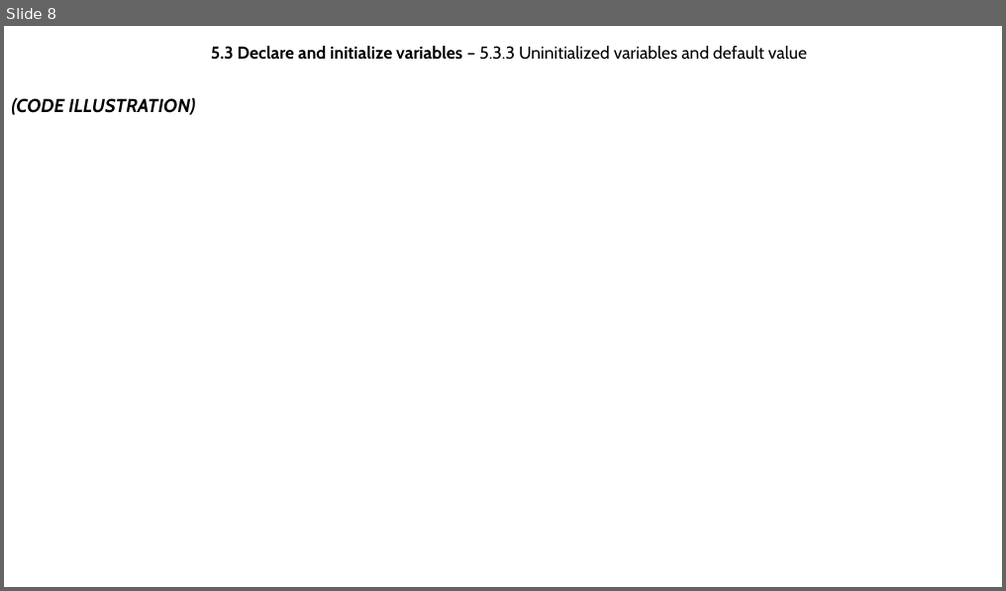
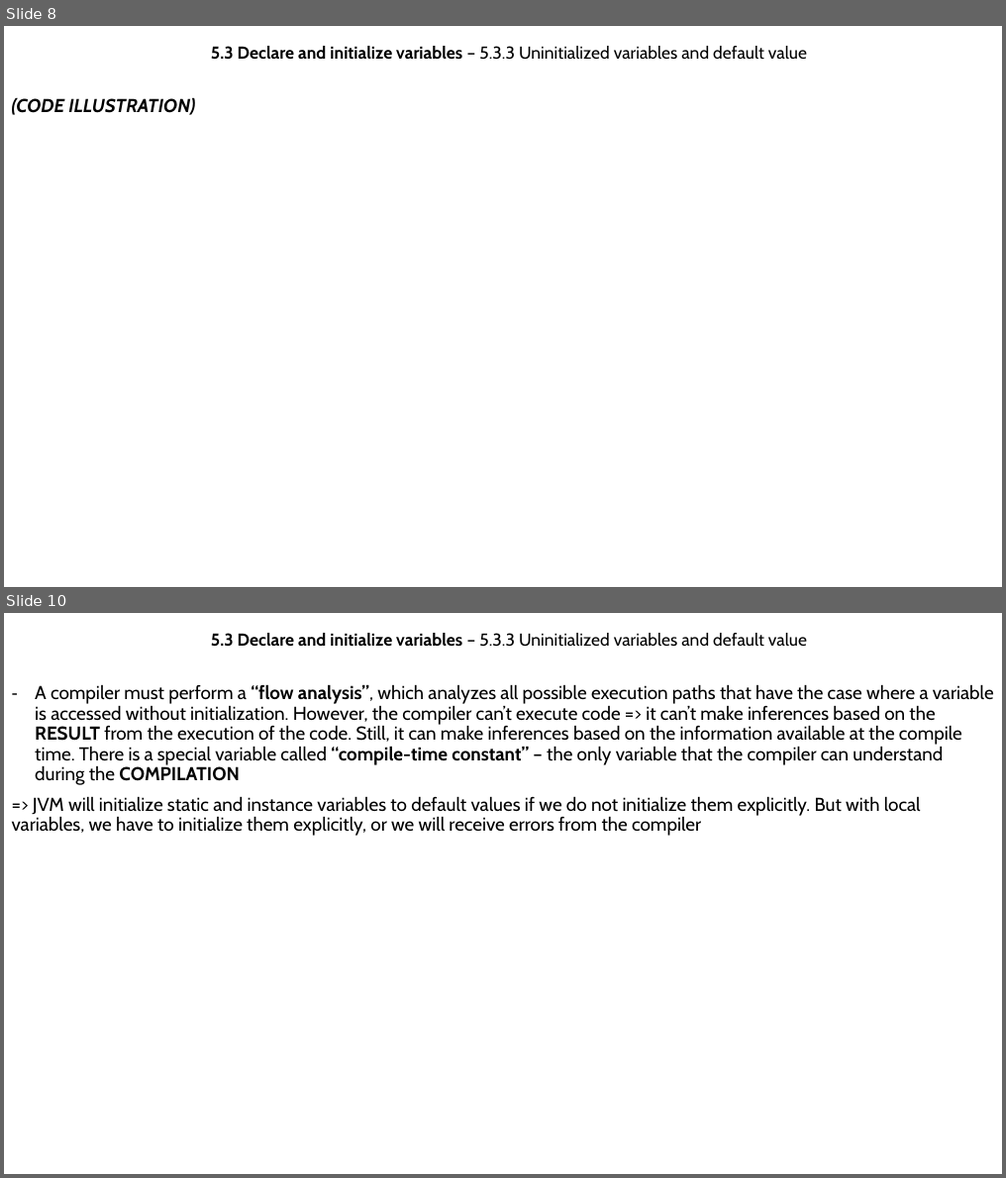
Before and after one commit to MaiDinhVinh/CS-Java, a slide deck: Java SE 8 Teaching Material/Chapter 5 - Working With Java Data Type.pptx. Shown one above the other, each under a label of ours: slide 8 before the commit, slides 8 and 10 after it; the slides between them are not shown. The pictures are 1006x591 and 1006x1178 pixels, drawn with LibreOffice and Linux fonts; fonts in the diff are those of the drawing. Boxes give left, top, right and bottom in pixels: in the first picture for what was removed or moved away, otherwise in the second. Text is boxed around its words. In the diff, an @@ line names an element or a change of style, - is before the commit and + after.

```diff
--- a/Java SE 8 Teaching Material/Chapter 5 - Working With Java Data Type.pptx
+++ b/Java SE 8 Teaching Material/Chapter 5 - Working With Java Data Type.pptx
@@ slide 10 added at <box>4,613,1002,1174</box>, background #FFFFFF @@
@@ subtitle added at <box>211,633,807,647</box>, 16.6 pt, text #000000 @@
+5.3 Declare and initialize variables – 5.3.3 Uninitialized variables and default value
@@ text added at <box>12,684,994,836</box>, 18 pt, text #000000 @@
+– A compiler must perform a “flow analysis”, which analyzes all possible execution paths that have the case where a variable is accessed without initialization. However, the compiler can’t execute code => it can’t make inferences based on the RESULT from the execution of the code. Still, it can make inferences based on the information available at the compile time. There is a special variable called “compile-time constant” – the only variable that the compiler can understand during the COMPILATION
+=> JVM will initialize static and instance variables to default values if we do not initialize them explicitly. But with local variables, we have to initialize them explicitly, or we will receive errors from the compiler
```
Also in this commit, not shown: 1 slide changed, 4 other slides added.
